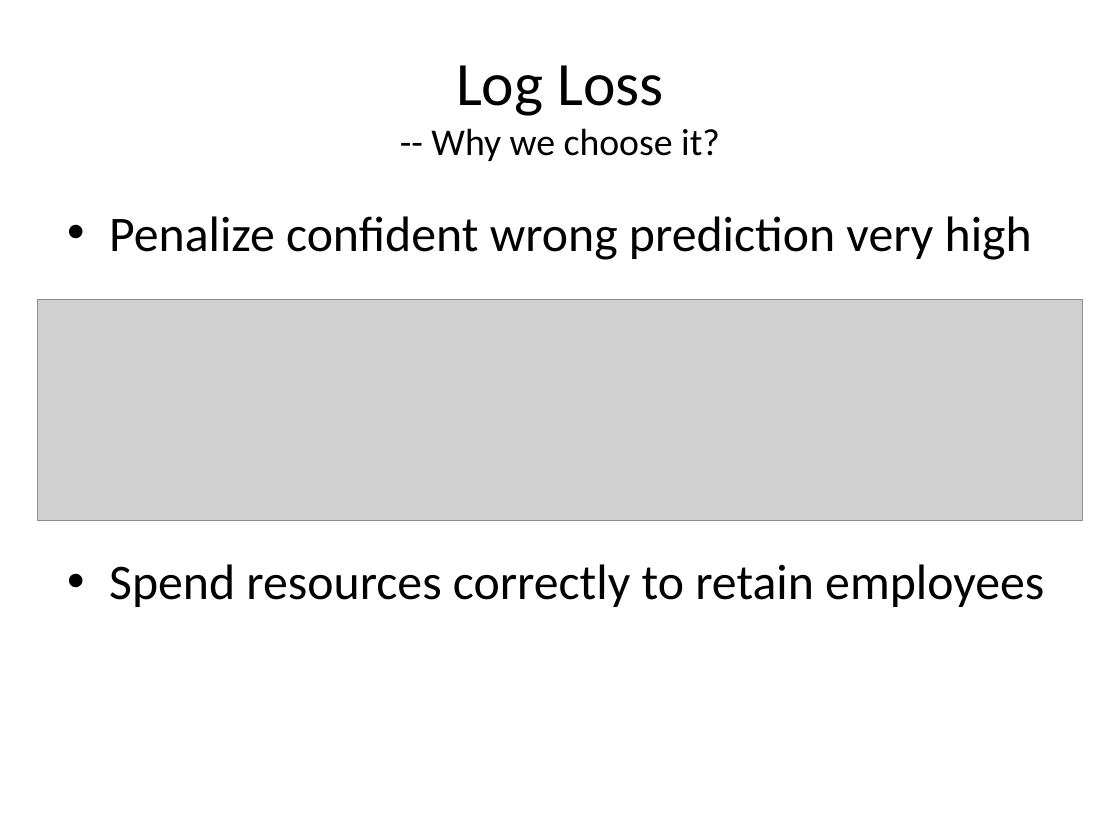
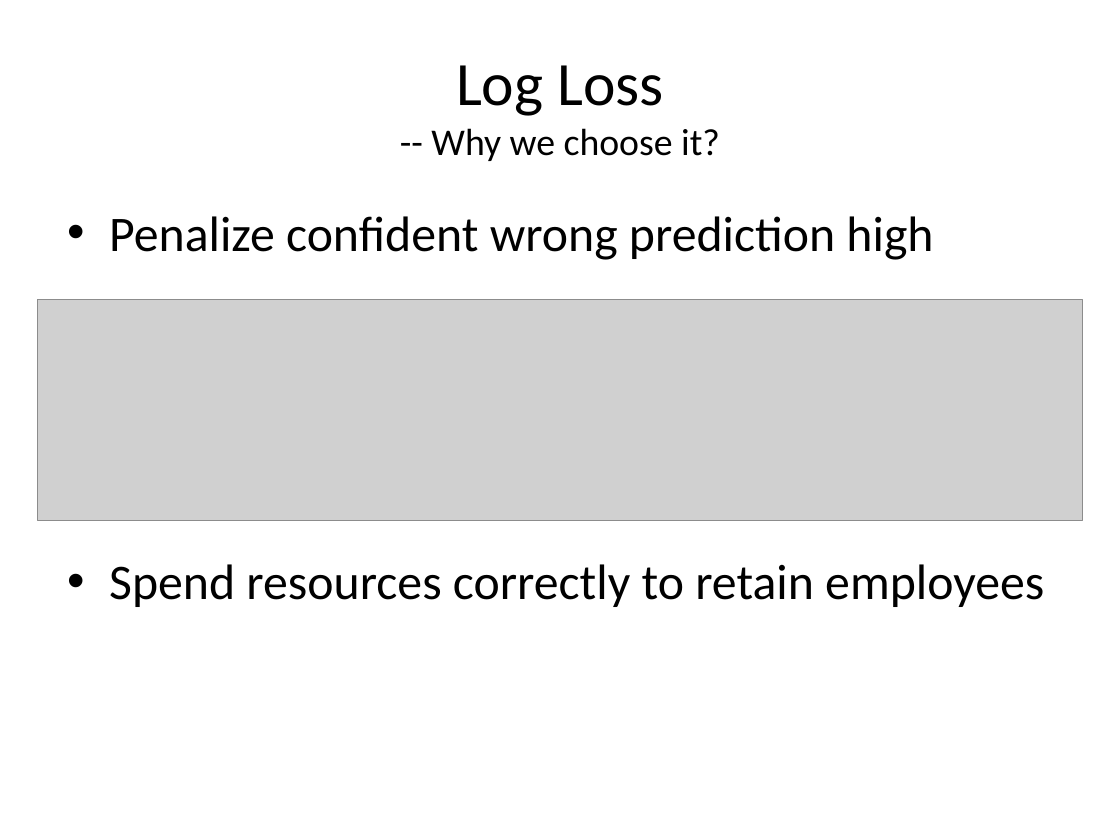
Before and after one commit to DEX-Company/DEXTRA_SourceCodes, a slide deck: slide 9 of LogLoss/LogLossForMindef.pptx. Drawn at 1120x840 pixels with LibreOffice and Linux fonts; fonts in the diff are those of the drawing; grey boxes stand for pictures. Boxes give left, top, right and bottom in pixels: in the first picture for what was removed or moved away, otherwise in the second. Text is boxed around its words. In the diff, an @@ line names an element or a change of style, - is before the commit and + after.

```diff
--- a/LogLoss/LogLossForMindef.pptx
+++ b/LogLoss/LogLossForMindef.pptx
@@ text at (109,216,933,260): text changed @@
-• Penalize confident wrong prediction very high
+• Penalize confident wrong prediction high
```
Also in this commit, not shown: 4 other slides changed, 1 slide added, 1 slide removed.
